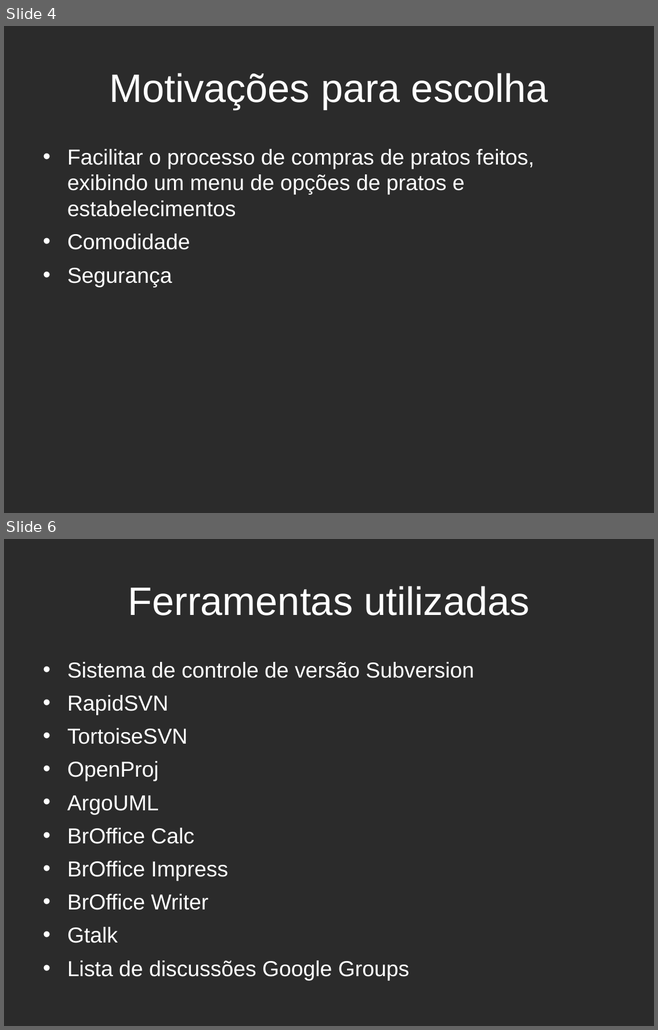
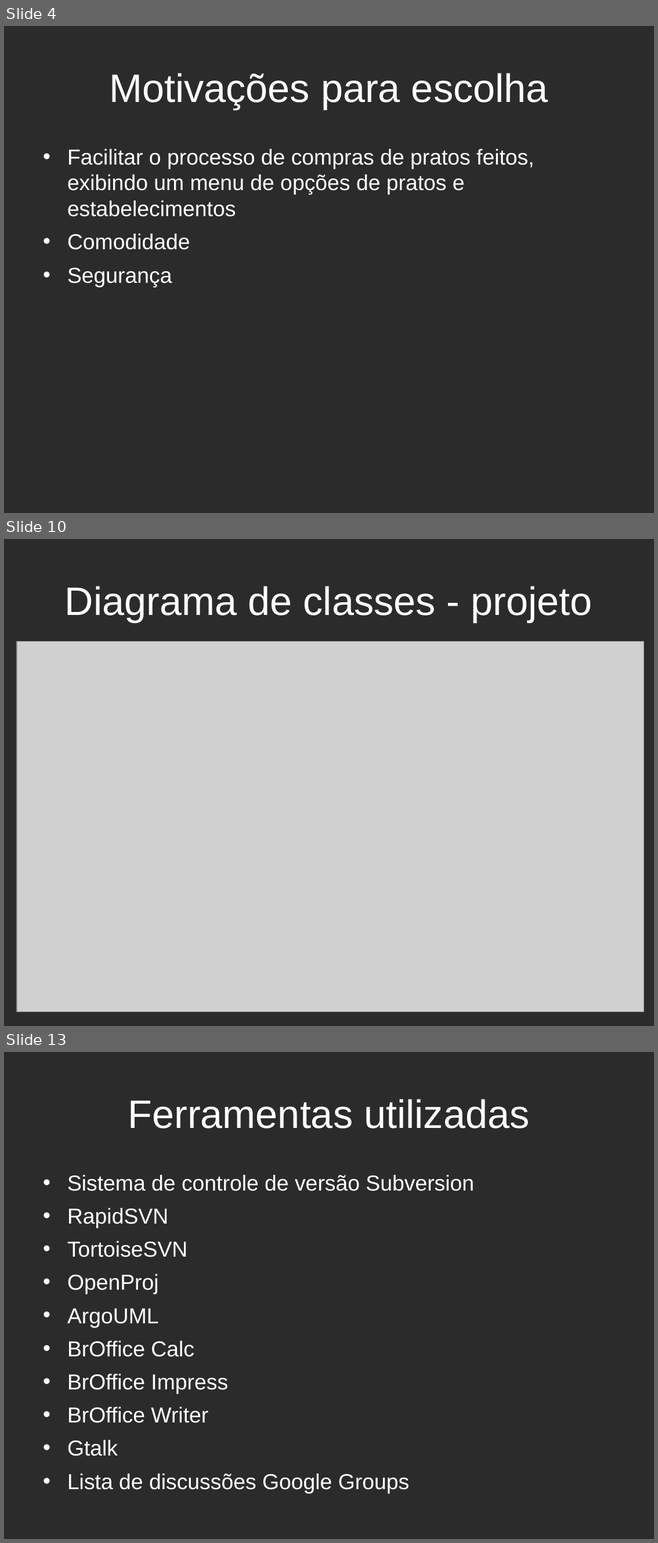
Before and after one commit to Hian-Cintra/fooddeliveryweb, a slide deck: Documentacao/Outros Documentos/Apresentação FoodDeliveryWeb.odp. Shown one above the other, each under a label of ours: slides 4 and 6 before the commit, slides 4, 10 and 13 after it; the slides between them are not shown. The pictures are 658x1030 and 658x1543 pixels, drawn with LibreOffice and Linux fonts; fonts in the diff are those of the drawing; grey boxes stand for pictures; background and template pictures are left out; a plain dark background stands for a picture behind light text. Boxes give left, top, right and bottom in pixels: in the first picture for what was removed or moved away, otherwise in the second. Text is boxed around its words. In the diff, an @@ line names an element or a change of style, - is before the commit and + after.

```diff
--- a/Documentacao/Outros Documentos/Apresentação FoodDeliveryWeb.odp
+++ b/Documentacao/Outros Documentos/Apresentação FoodDeliveryWeb.odp
@@ slide 10 added at [4,539,654,1026], background picture (left out) @@
@@ title added at [65,586,592,622], 44 pt, text #FFFFFF @@
+Diagrama de classes - projeto
@@ picture added at [17,641,644,1012] @@
@@ what was slide 6 is now slide 13 @@
```
Also in this commit, not shown: 2 slides changed, 8 other slides added.
